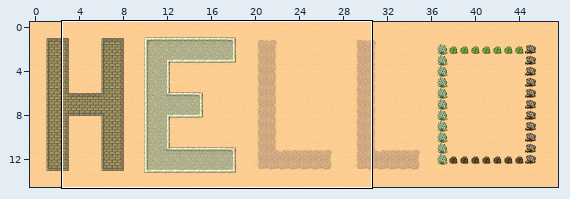
One commit to this Tiled map: Game/maps/hello2.tmx. The first picture is a wide view before the edit; the outline marks the close-up.
Close-up. Earlier state:
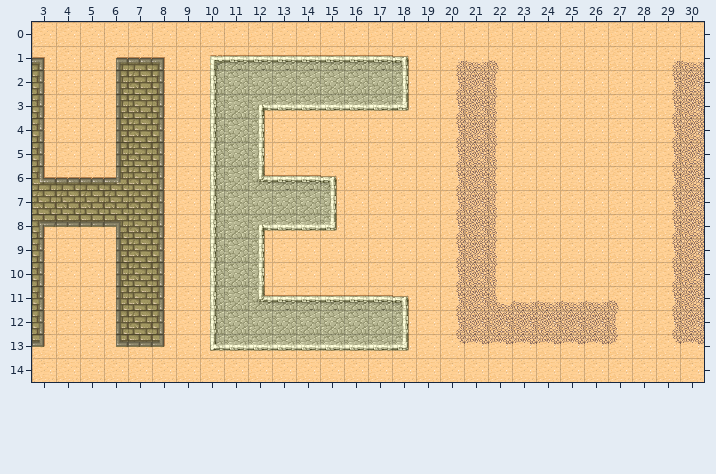
Cells are 32x32 px. Shown: x 3..30, y 0..14.
New version:
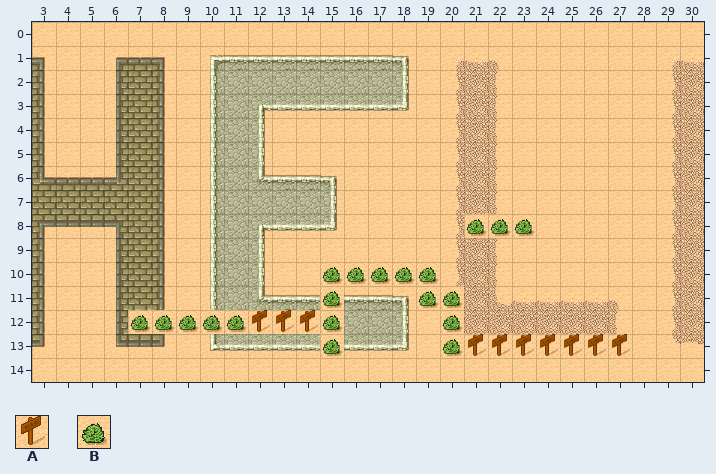
Key: from "Desert": A 45, B 47.
_ is an empty cell.
Tiles of an added or newly shown layer are drawn over the layers below it.
The exact change:
Changed rows in their new state; . is an unchanged cell.
Layer "Terrain" (added):
first column x 7:
 8 ..............BBB
10 ........BBBBB....
11 ........B...BB...
12 BBBBB...B....B...
13 ........B....B...
Layer "Death" (added):
first column x 12:
12 AAA.............
13 .........AAAAAAA
Boxes around the changes in both close-ups, in picture pixels (x1, y1, x2, y2):
added: (464, 214, 534, 238)
added: (128, 267, 630, 356)
